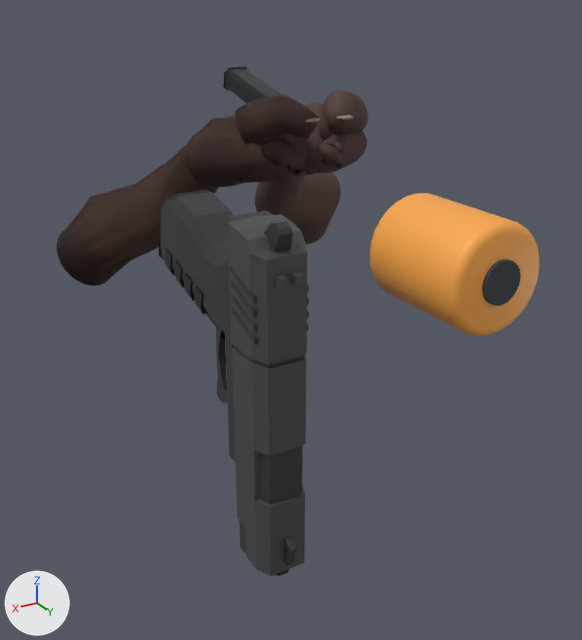
Before and after pictures for a commit that changed the Blender file art/weapons/echo.blend.
One viewpoint serves both versions: a 50 mm camera at (0.335, 0.672, 0.286) aimed at (-0.045, 0.039, -0.031). Arrows for +X, +Y and +Z are at lower left; the lights stay in place. The first picture is the older version.

The first picture shows 'AIRSOFT_ORANGE_TIP_07 - fitted protective orange guard', 'AUTHORED p226 ChargingHandleGeometry', 'AUTHORED p226 SpareMagazineGeometry', 'AUTHORED p226 WeaponBodyGeometry', 'Orange tip / black inset bore', 'echo TWO_HAND LEFT bare anatomical forearm', 'echo TWO_HAND LEFT cupped sculpted palm', 'echo TWO_HAND LEFT opposable thumb', 'echo TWO_HAND RIGHT bare anatomical forearm', 'echo TWO_HAND RIGHT cupped sculpted palm', 'echo TWO_HAND RIGHT finger 1 articulated', 'echo TWO_HAND RIGHT opposable thumb' and 8 more.
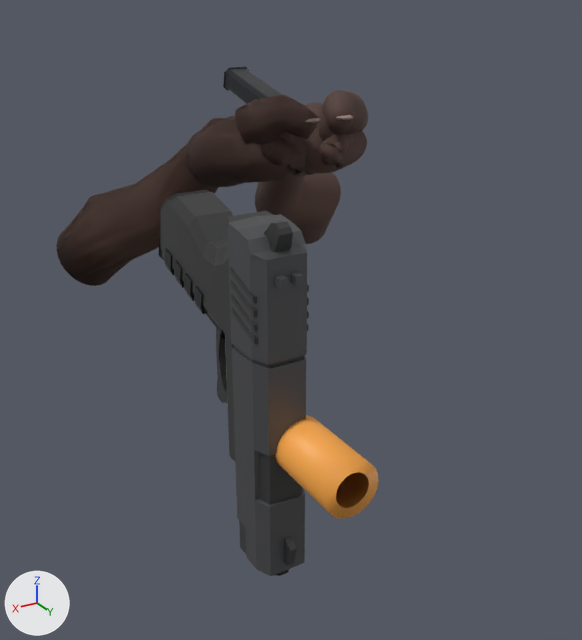
Edits to the bpy script that builds the scene:
```text
Add me_hollow_orange_replica_tip_geometry:
    me_hollow_orange_replica_tip_geometry.from_pydata(...)  # 112 vertices, 84 faces; spans x 0.0669..0.1069, y 0.266..0.332, z -0.0292..0.0108
    me_hollow_orange_replica_tip_geometry.polygons.foreach_set('use_smooth', [True] * 84)
    me_hollow_orange_replica_tip_geometry.materials.append(mat_airsoft_orange_tip_07)  # orange #fba949
Remove ob_airsoft_orange_tip_07___fitted_protective_orange_guard:
    ob_airsoft_orange_tip_07___fitted_protective_orange_guard = bpy.data.objects.new('AIRSOFT_ORANGE_TIP_07 - fitted protective orange guard', me_cylinder)
    ob_airsoft_orange_tip_07___fitted_protective_orange_guard.location = (0.0, 0.31, 0.118)
    ob_airsoft_orange_tip_07___fitted_protective_orange_guard.rotation_euler = (1.571, 0.0, 0.0)  # degrees (90, 0, 0)
    _m = ob_airsoft_orange_tip_07___fitted_protective_orange_guard.modifiers.new('Rounded muzzle shroud', 'BEVEL')
    _m.width = 0.006
    _m.width_pct = 0.006
    _m.segments = 3
Remove ob_orange_tip___black_inset_bore:
    ob_orange_tip___black_inset_bore = bpy.data.objects.new('Orange tip / black inset bore', me_cylinder_001)
    ob_orange_tip___black_inset_bore.location = (0.0, 0.311, 0.118)
    ob_orange_tip___black_inset_bore.rotation_euler = (1.571, 0.0, 0.0)  # degrees (90, 0, 0)
Add ob_airsoft_orange_tip_07___fitted_hollow_muzzle_sleeve:
    ob_airsoft_orange_tip_07___fitted_hollow_muzzle_sleeve = bpy.data.objects.new('AIRSOFT_ORANGE_TIP_07 - fitted hollow muzzle sleeve', me_hollow_orange_replica_tip_geometry)
    ob_airsoft_orange_tip_07___fitted_hollow_muzzle_sleeve.location = (0.0, 0.0, 0.0)
```

Location of each change, [x1, y1, x2, y2] in pixels of the pictures (582 x 640 px):
'AIRSOFT_ORANGE_TIP_07 - fitted protective orange guard', deleted (orange): before [369, 193, 539, 336]
'AIRSOFT_ORANGE_TIP_07 - fitted hollow muzzle sleeve', added (orange): after [275, 415, 379, 519]
'Orange tip / black inset bore', deleted: before [482, 259, 521, 306]
